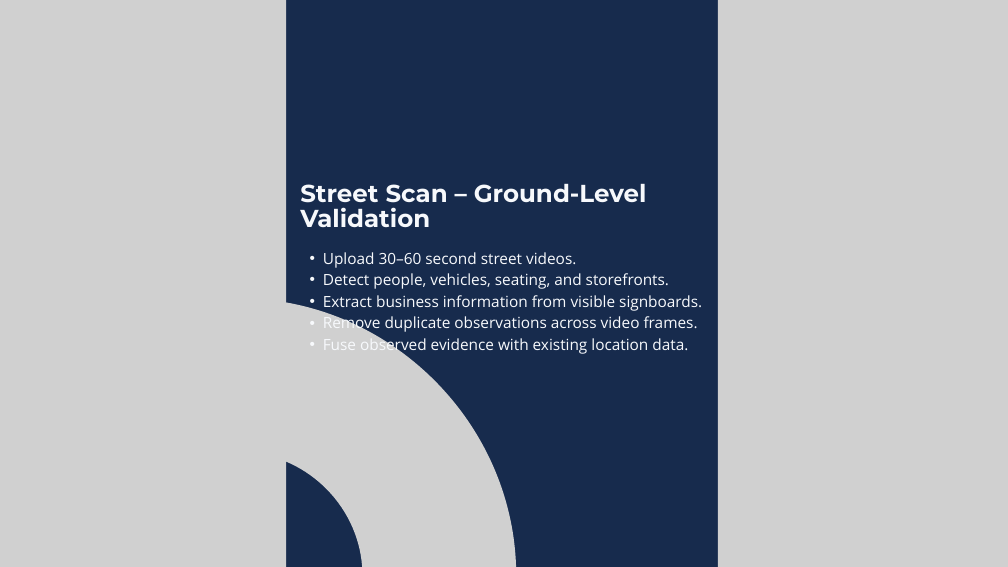
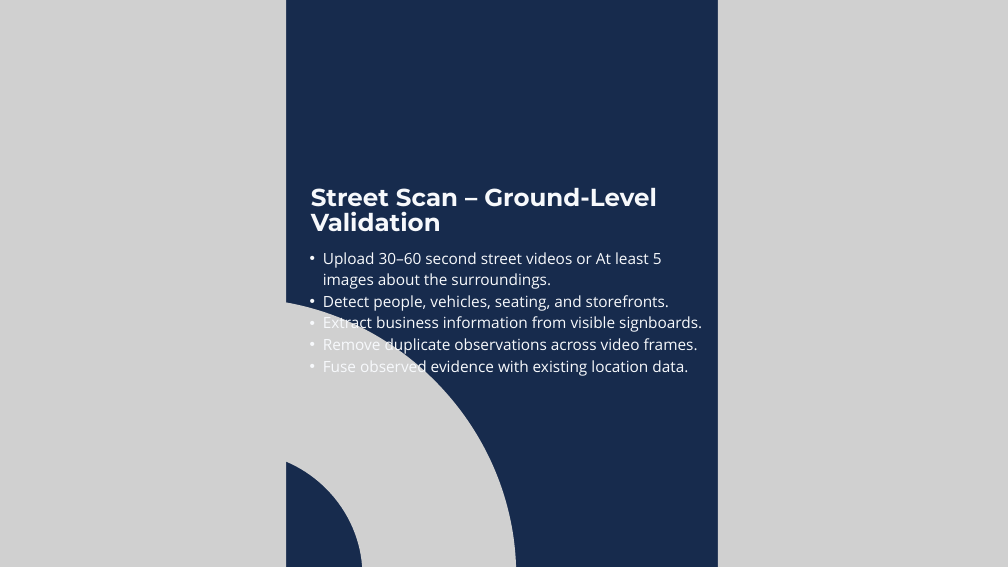
Before and after one commit to rraki11/Locus-AI, a slide deck: slide 7 of LOCUSAI—.pptx. Drawn at 1008x567 pixels with LibreOffice and Linux fonts; fonts in the diff are those of the drawing; grey boxes stand for pictures. Boxes give left, top, right and bottom in pixels: in the first picture for what was removed or moved away, otherwise in the second. Text is boxed around its words. In the diff, an @@ line names an element or a change of style, - is before the commit and + after.

Commit message:
ppt and pdf edited

```diff
--- a/LOCUSAI—.pptx
+++ b/LOCUSAI—.pptx
@@ text "Street Scan – Ground-Level Validation" moved from (x1=300, y1=183, x2=647, y2=227) to (x1=311, y1=187, x2=657, y2=231) @@
@@ text at (x1=323, y1=252, x2=662, y2=289): text changed @@
-  • Upload 30–60 second street videos.
+  • Upload 30–60 second street videos or At least 5 images about the surroundings.
```
Also in this commit, not shown: 1 other file.
